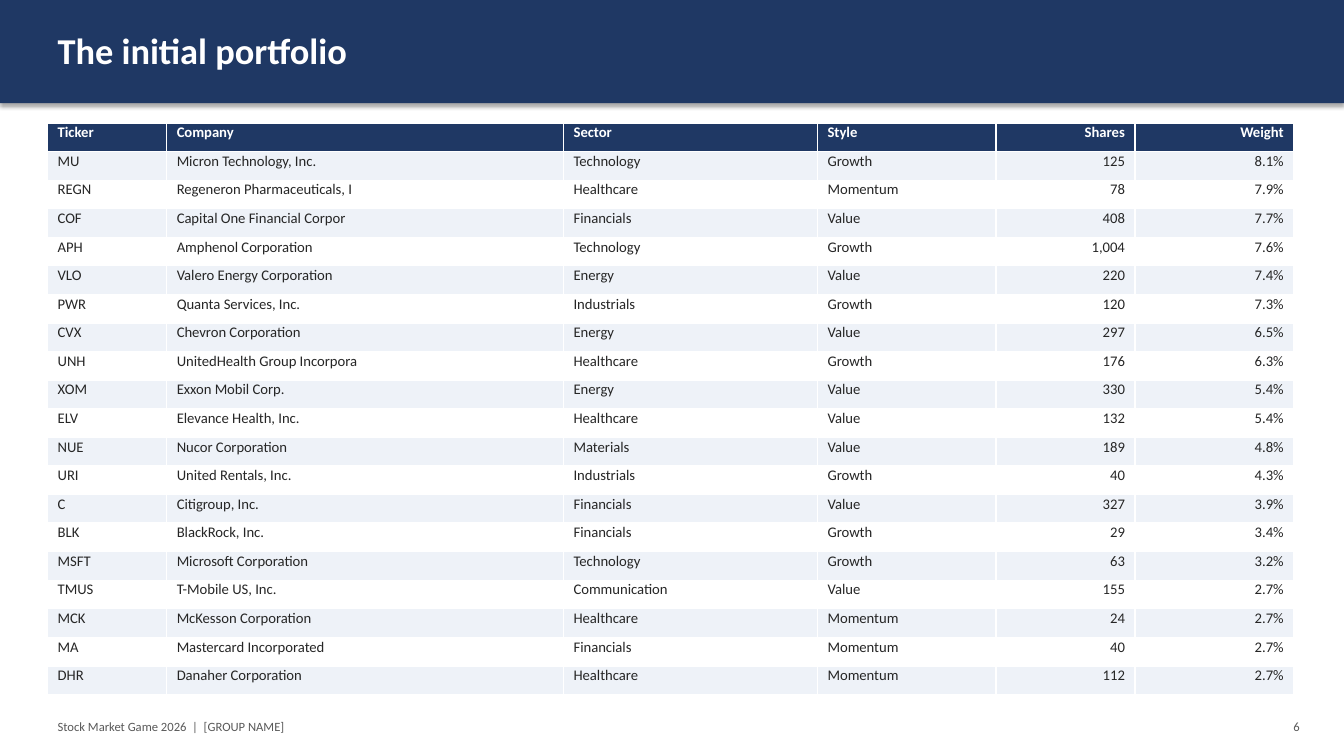
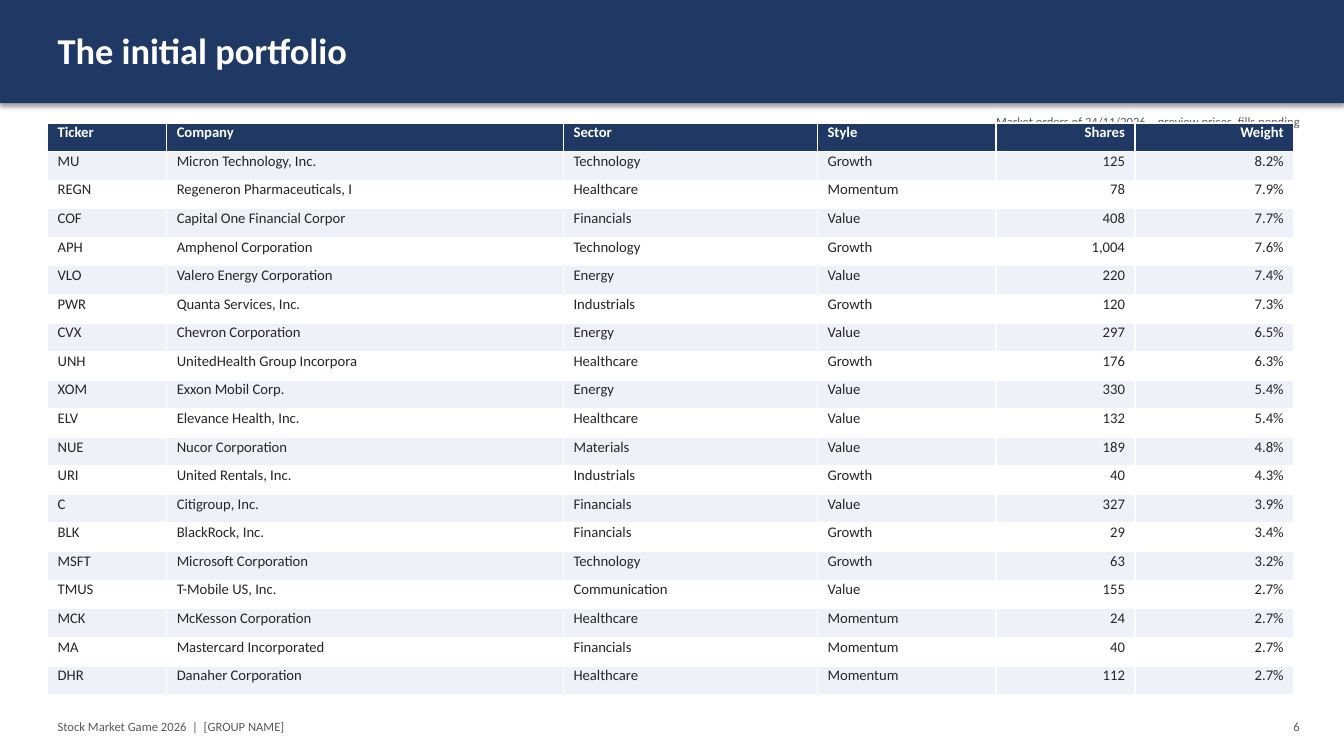
Before and after one commit to cristianozonta220405-afk/Uni, a slide deck: slide 6 of SMG/out/presentazione_strategia.pptx. Drawn at 1344x756 pixels with LibreOffice and Linux fonts; fonts in the diff are those of the drawing. Boxes give left, top, right and bottom in pixels: in the first picture for what was removed or moved away, otherwise in the second. Text is boxed around its words. In the diff, an @@ line names an element or a change of style, - is before the commit and + after.

```diff
--- a/SMG/out/presentazione_strategia.pptx
+++ b/SMG/out/presentazione_strategia.pptx
@@ text added at [996,116,1300,130], 9 pt, text #595959 @@
+Market orders of 24/11/2026 – preview prices, fills pending
@@ table at [47,123,1294,695] @@
-row 2, column 6: 8.1%
+row 2, column 6: 8.2%
```
Also in this commit, not shown: 7 other files.
